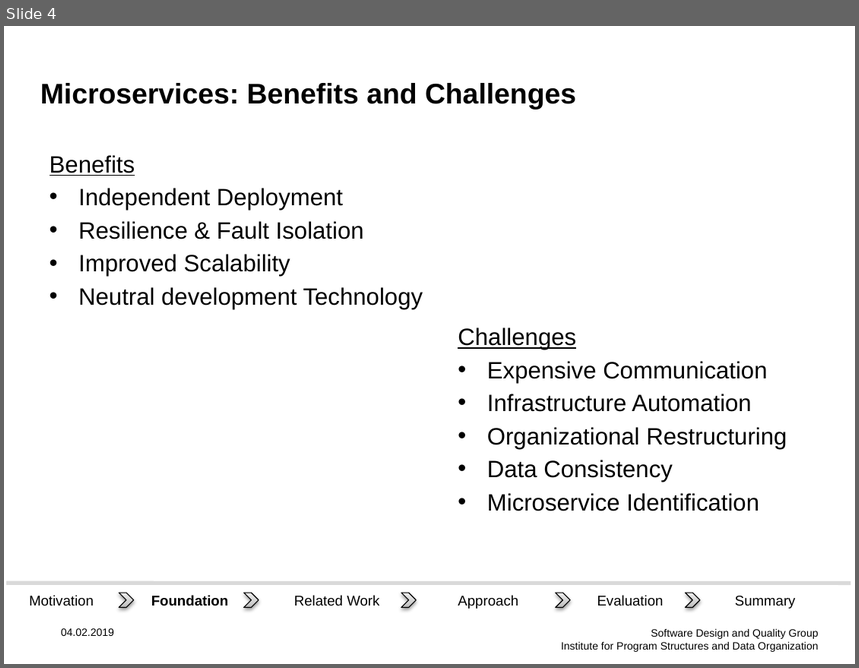
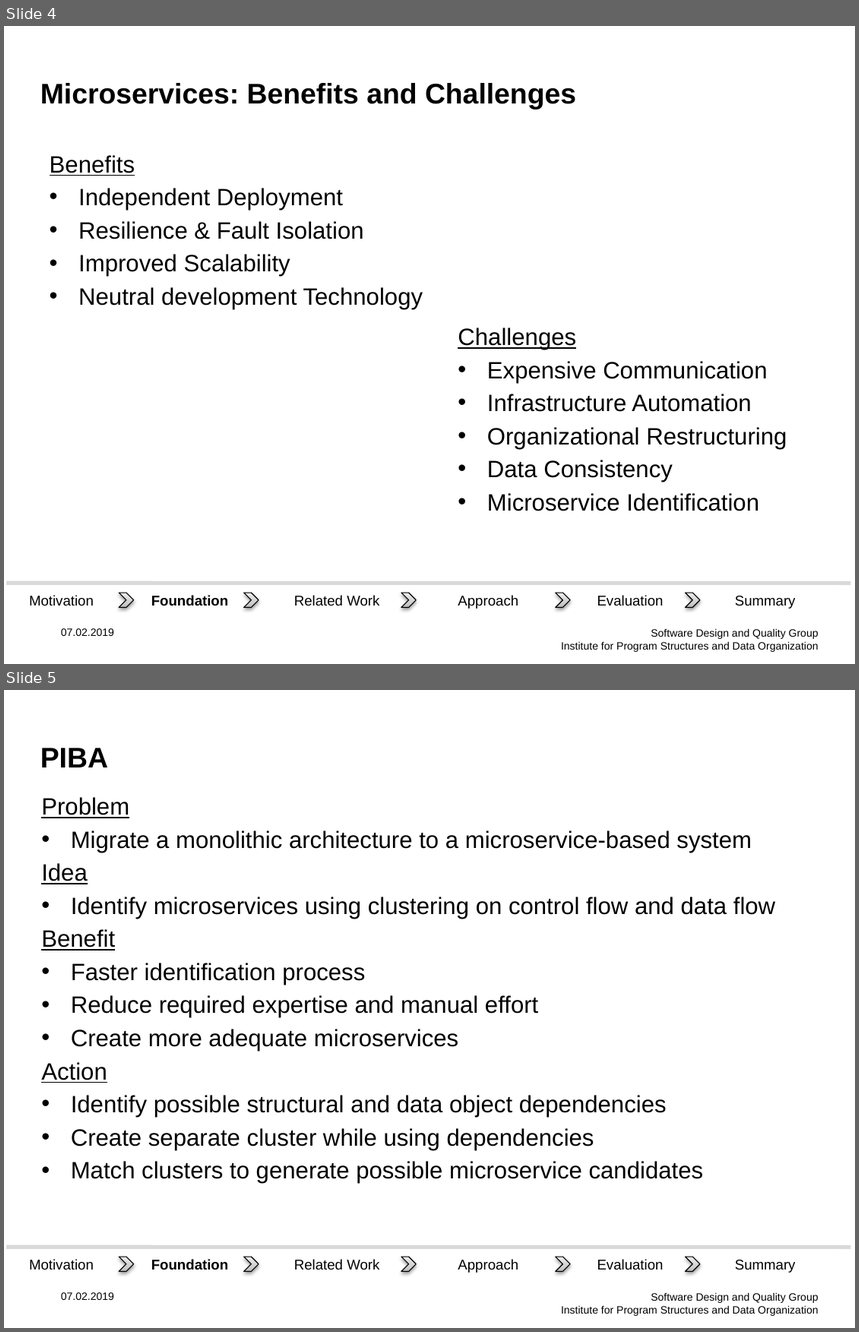
Before and after one commit to Benkler/BA, a slide deck: Proposal Vortrag/Präsi.pptx. Shown one above the other, each under a label of ours: slide 4 before the commit, slides 4 and 5 after it. The pictures are 859x668 and 859x1332 pixels, drawn with LibreOffice and Linux fonts; fonts in the diff are those of the drawing; background and template pictures are left out. Boxes give left, top, right and bottom in pixels: in the first picture for what was removed or moved away, otherwise in the second. Text is boxed around its words. In the diff, an @@ line names an element or a change of style, - is before the commit and + after.

```diff
--- a/Proposal Vortrag/Präsi.pptx
+++ b/Proposal Vortrag/Präsi.pptx
@@ slide 5 added at [4,690,855,1328], background picture (left out); not listed: 1 template element that a slide beside it also shows @@
@@ title added at [40,748,108,768], 24 pt, text #000000, bold @@
+PIBA
@@ text added at [41,797,775,1184], 20 pt, text #000000 @@
+Problem
+• Migrate a monolithic architecture to a microservice-based system
+Idea
+• Identify microservices using clustering on control flow and data flow
+Benefit
+• Faster identification process
+• Reduce required expertise and manual effort
+• Create more adequate microservices
+Action
+• Identify possible structural and data object dependencies
+• Create separate cluster while using dependencies
+• Match clusters to generate possible microservice candidates
@@ group added at [6,1248,851,1277]: 5 chevrons, 3 texts, 3 rectangles, 1 line @@
+Foundation
+Evaluation
+Related Work
+Summary
+Motivation
+Approach
@@ text added at [61,1293,114,1300], 9 pt, text #000000 @@
+07.02.2019
@@ slide 4 changed as well @@
@@ text at [61,629,114,636]: text changed @@
-04.02.2019
+07.02.2019
```
Also in this commit, not shown: 13 other slides changed, 1 other slide added, 5 other files.
